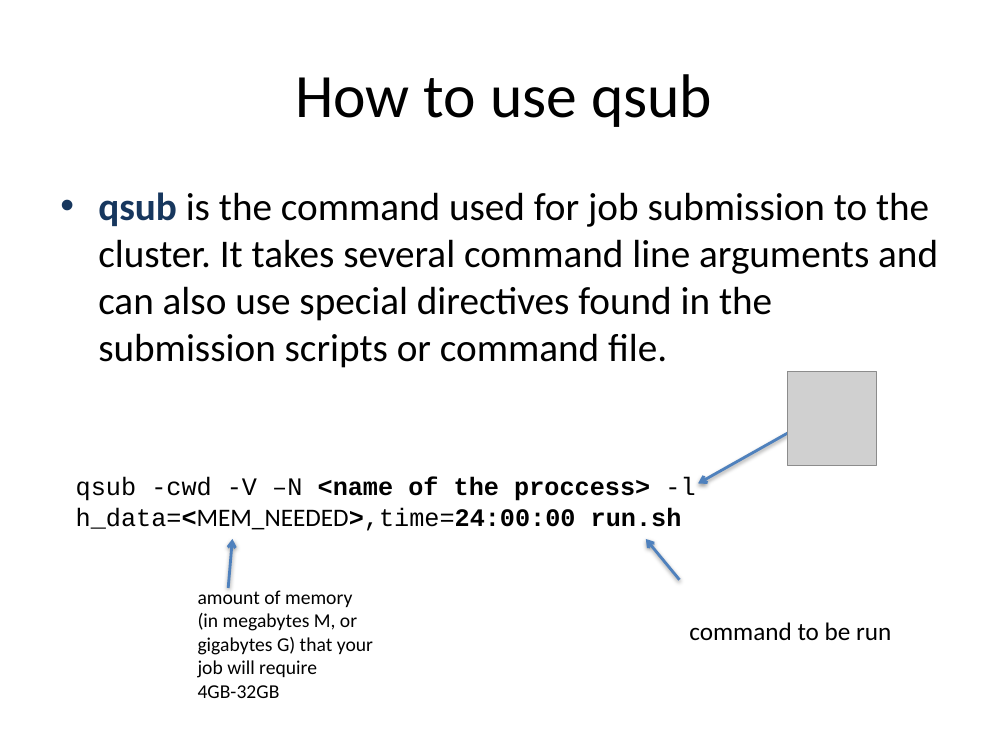
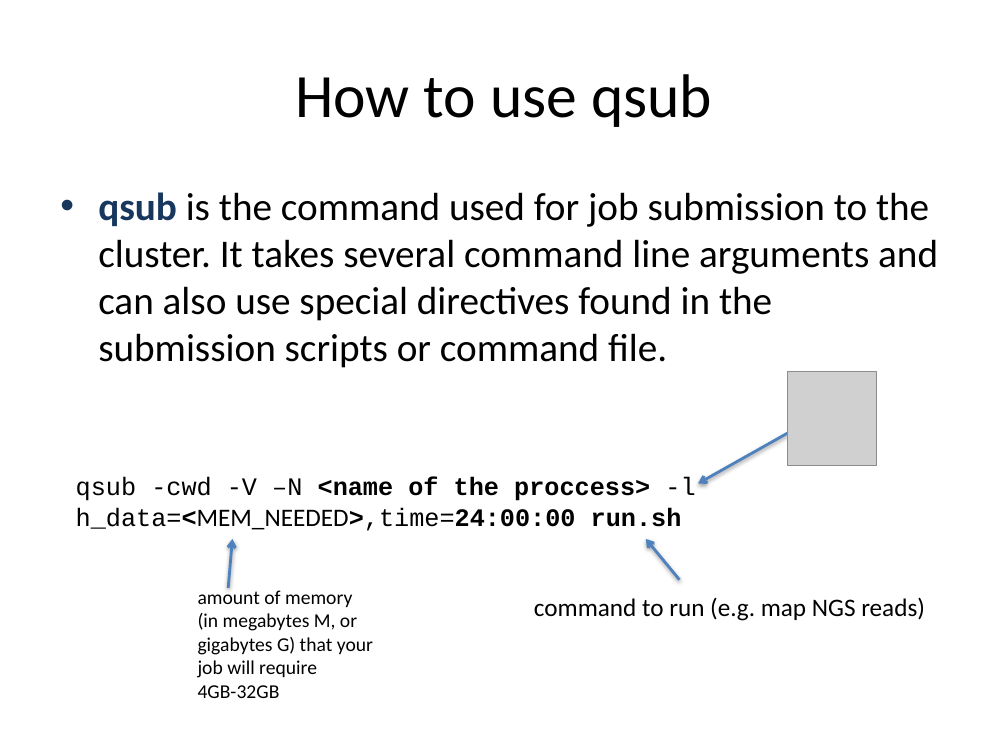
Before and after one commit to QCB-Collaboratory/W1.UNIX.command.line, a slide deck: slide 28 of workshop.slides/day3_Unix.pptx. Drawn at 1008x756 pixels with LibreOffice and Linux fonts; fonts in the diff are those of the drawing; grey boxes stand for pictures. Boxes give left, top, right and bottom in pixels: in the first picture for what was removed or moved away, otherwise in the second. Text is boxed around its words. In the diff, an @@ line names an element or a change of style, - is before the commit and + after.

```diff
--- a/workshop.slides/day3_Unix.pptx
+++ b/workshop.slides/day3_Unix.pptx
@@ text at <box>534,597,925,621</box>: text changed @@
-command to be run
+command to run (e.g. map NGS reads)
```
Also in this commit, not shown: 4 other slides changed, 1 slide removed, 4 other files.
